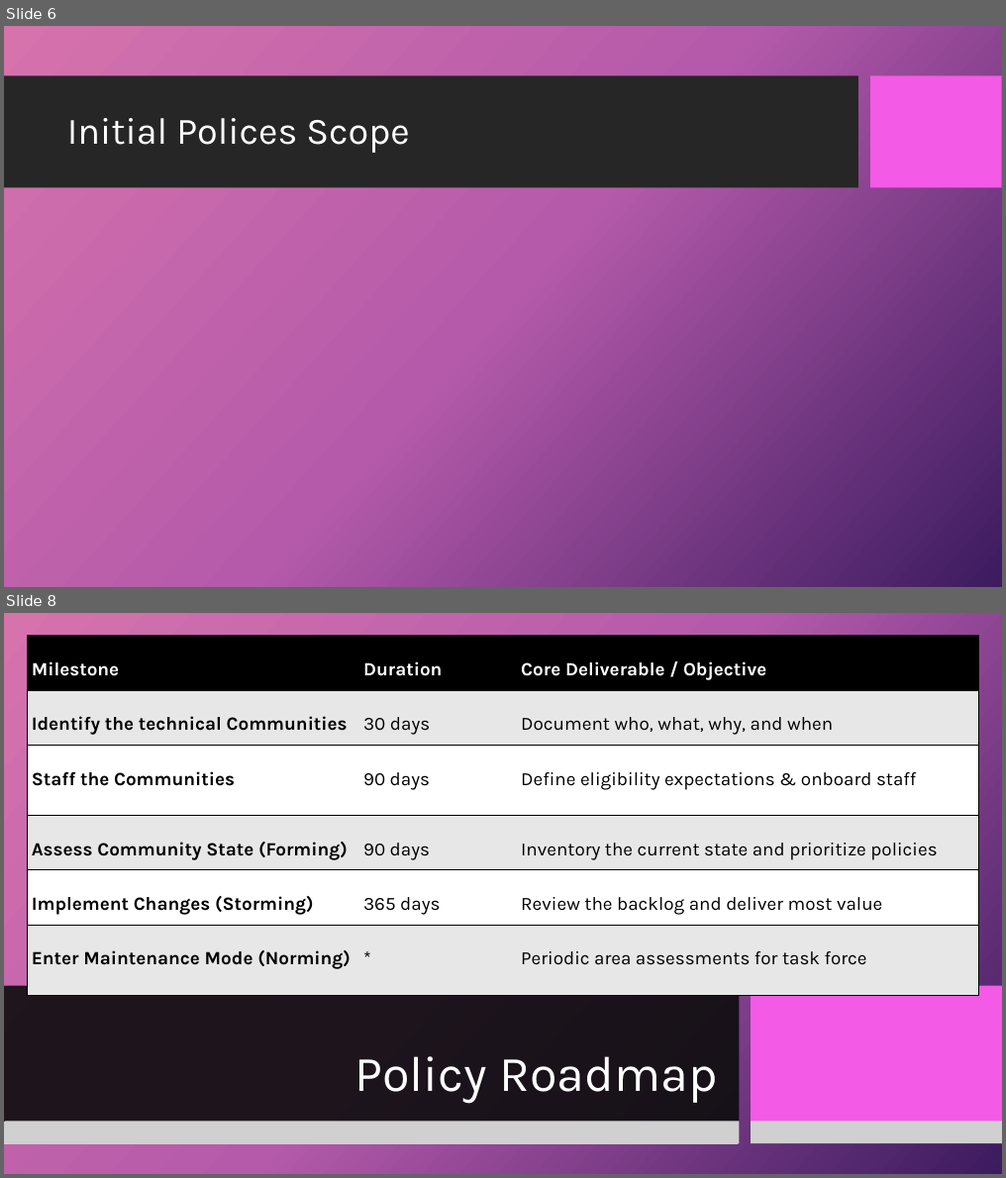
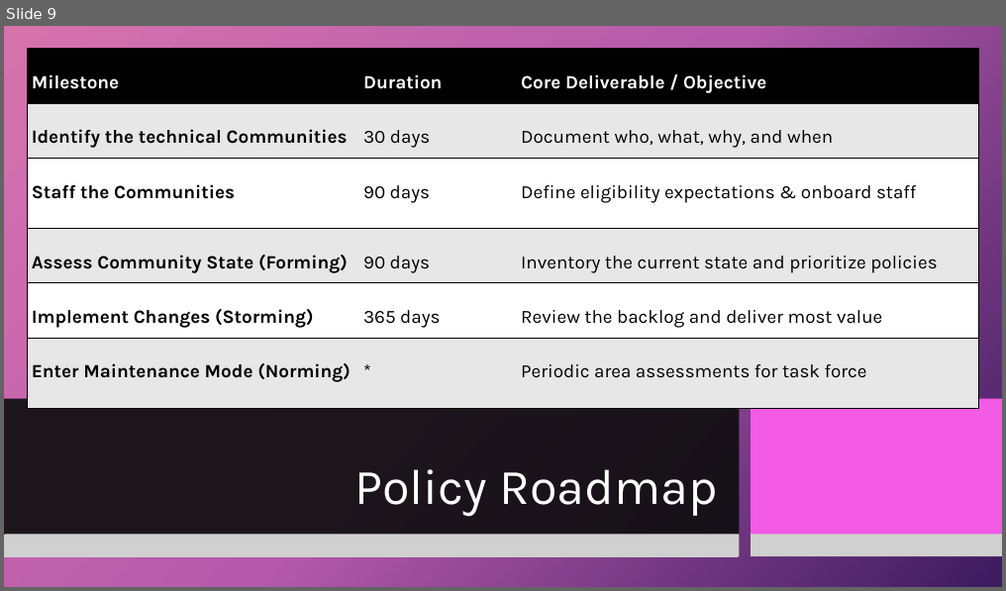
Before and after one commit to dr-natetorious/TIM-8190-Computer_Policy_Strategy, a slide deck: Section3_Implementation/Week8_Present/BachmeierNTIM8190-8.pptx. Shown one above the other, each under a label of ours: slides 6 and 8 before the commit, slide 9 after it; the slides between them are not shown. The pictures are 1006x1178 and 1006x591 pixels, drawn with LibreOffice and Linux fonts; fonts in the diff are those of the drawing; grey boxes stand for pictures; background and template pictures are left out. Boxes give left, top, right and bottom in pixels: in the first picture for what was removed or moved away, otherwise in the second. Text is boxed around its words. In the diff, an @@ line names an element or a change of style, - is before the commit and + after.

```diff
--- a/Section3_Implementation/Week8_Present/BachmeierNTIM8190-8.pptx
+++ b/Section3_Implementation/Week8_Present/BachmeierNTIM8190-8.pptx
@@ slide 6 removed at (x1=4, y1=26, x2=1002, y2=587), background picture (left out); not listed: 2 template elements that a slide beside it also shows @@
@@ title removed at (x1=67, y1=118, x2=409, y2=153) @@
-Initial Polices Scope
@@ what was slide 8 is now slide 9 @@
```
Also in this commit, not shown: 1 slide changed, 8 slides added, 3 other slides removed.
